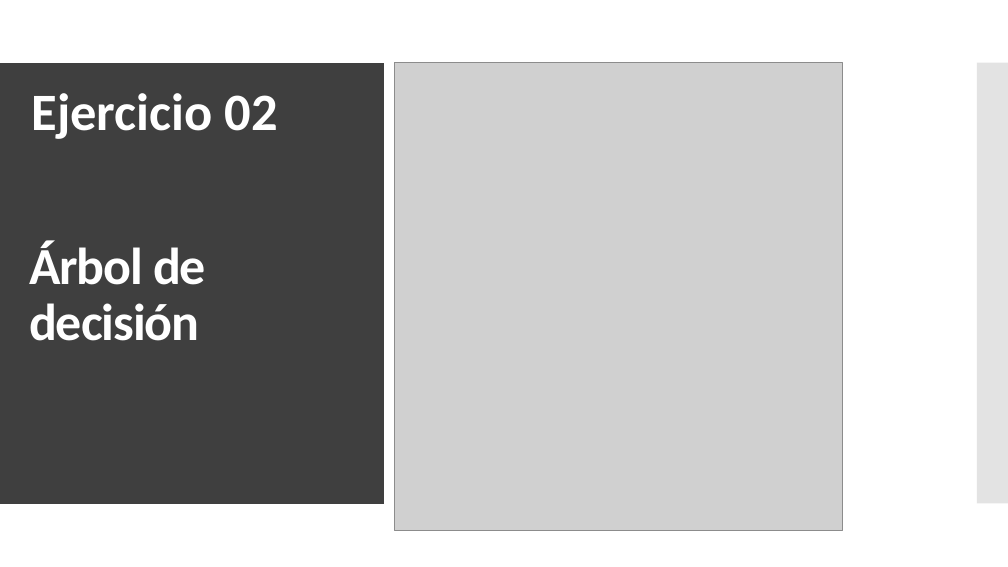
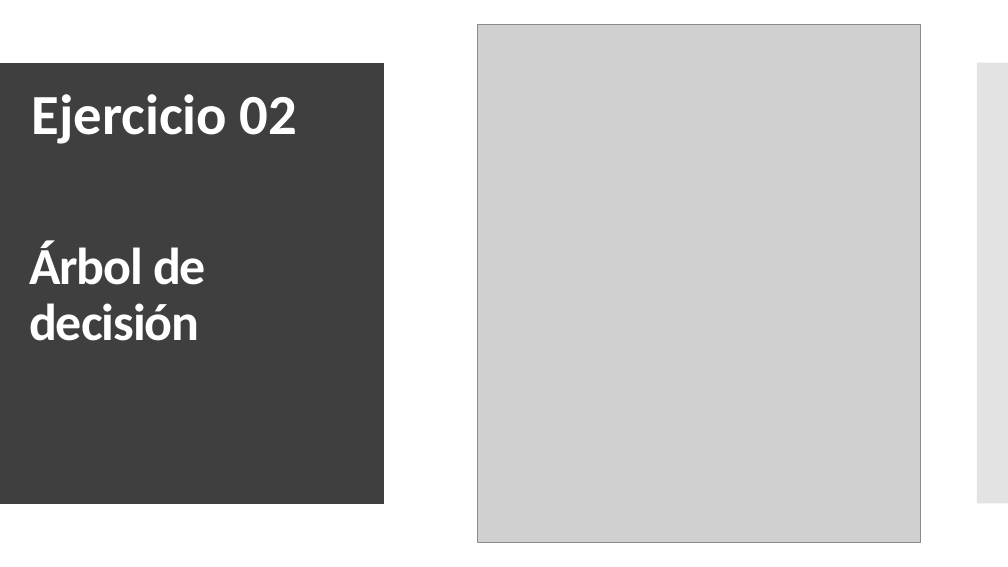
Before and after one commit to Juanfragar/Fiabilidad-y-gestion-de-riesgos, a slide deck: slide 6 of Practica 04/PRESENTACION.pptx (slide 4 before the commit). Drawn at 1008x567 pixels with LibreOffice and Linux fonts; fonts in the diff are those of the drawing; grey boxes stand for pictures. Boxes give left, top, right and bottom in pixels: in the first picture for what was removed or moved away, otherwise in the second. Text is boxed around its words. In the diff, an @@ line names an element or a change of style, - is before the commit and + after.

```diff
--- a/Practica 04/PRESENTACION.pptx
+++ b/Practica 04/PRESENTACION.pptx
@@ picture: place and size @@
-picture at (395,63,843,531)
+picture at (477,24,920,542)
@@ text "Ejercicio 02" at (31,94,297,144): size 50 to 54 pt @@
```
Also in this commit, not shown: 3 other slides changed, 4 slides added, 1 slide removed, 4 other files.
